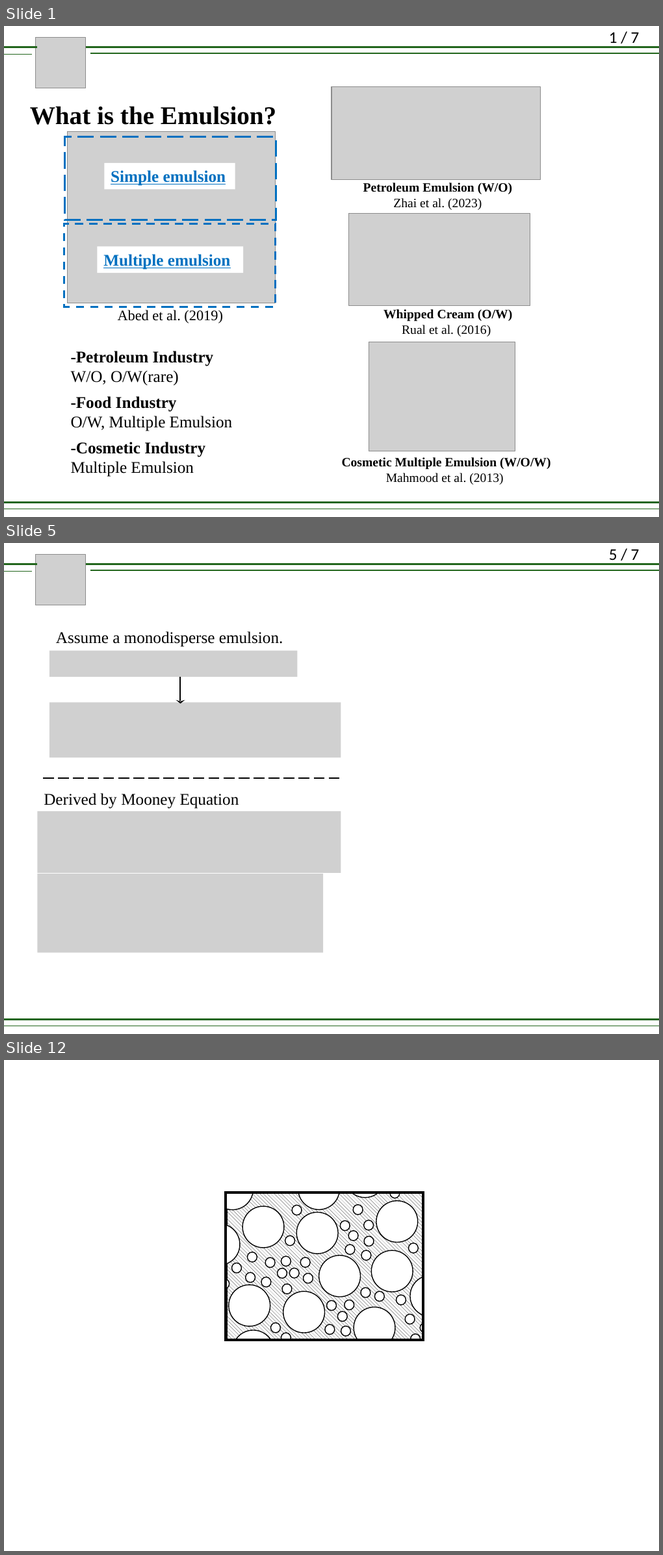
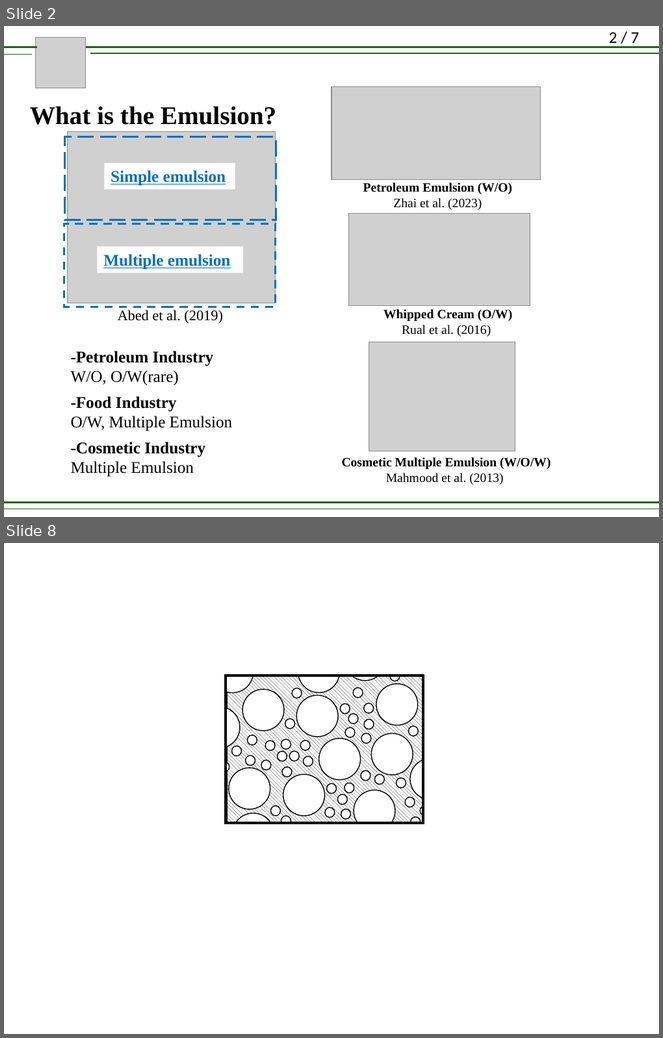
Before and after one commit to lirifuzui/UVPReader, a slide deck: RM_01.pptx. Shown one above the other, each under a label of ours: slides 1, 5 and 12 before the commit, slides 2 and 8 after it; the slides between them are not shown. The pictures are 663x1555 and 663x1038 pixels, drawn with LibreOffice and Linux fonts; fonts in the diff are those of the drawing; grey boxes stand for pictures. Boxes give left, top, right and bottom in pixels: in the first picture for what was removed or moved away, otherwise in the second. Text is boxed around its words. In the diff, an @@ line names an element or a change of style, - is before the commit and + after.

```diff
--- a/RM_01.pptx
+++ b/RM_01.pptx
@@ slide 5 removed at [4,543,659,1034], background #FFFFFF @@
@@ picture removed at [35,555,86,605] @@
@@ page number removed at [609,549,640,564] @@
-5 / 7
@@ line removed from (4, 564) to (37, 564) @@
@@ line removed from (4, 571) to (32, 571) @@
@@ line removed from (86, 564) to (659, 564) @@
@@ line removed from (90, 570) to (659, 570) @@
@@ text removed at [56,631,284,647] @@
-Assume a monodisperse emulsion.
@@ picture removed at [50,650,298,677] @@
@@ arrow removed from (180, 678) to (180, 704) @@
@@ picture removed at [50,703,341,758] @@
@@ line removed from (43, 778) to (341, 778) @@
@@ text removed at [44,793,239,809] @@
-Derived by Mooney Equation
@@ picture removed at [37,811,341,873] @@
@@ picture removed at [37,874,323,953] @@
@@ line removed from (4, 1019) to (659, 1019) @@
@@ line removed from (4, 1027) to (659, 1027) @@
@@ what was slide 1 is now slide 2 @@
@@ page number at [609,32,640,47]: text changed @@
-1 / 7
+2 / 7
@@ what was slide 12 is now slide 8 @@
```
Also in this commit, not shown: 3 slides changed, 8 slides added, 6 other slides removed, 10 other files.
